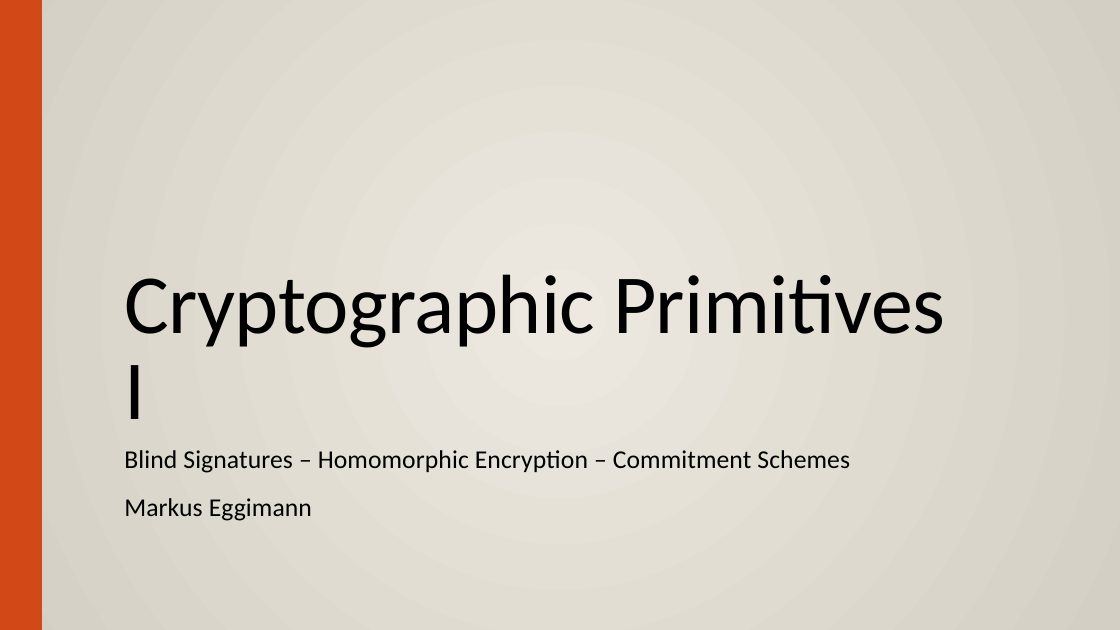
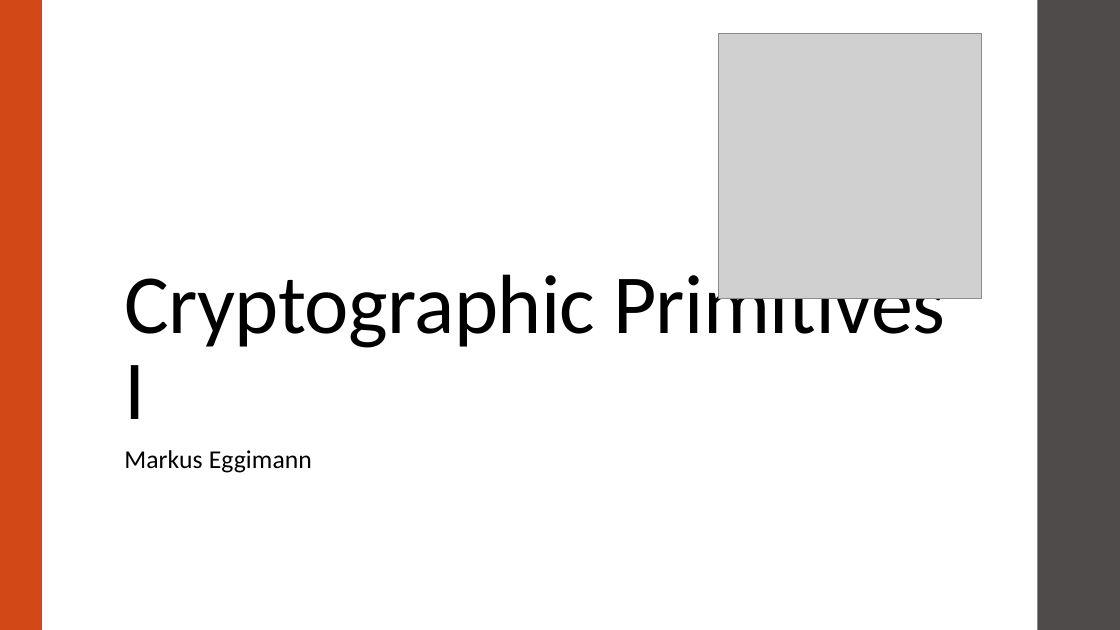
Before and after one commit to meggima/seminar-crypto-fall-2022, a slide deck: slide 1 of presentation/CryptographicPrimitives.pptx. Drawn at 1120x630 pixels with LibreOffice and Linux fonts; fonts in the diff are those of the drawing; grey boxes stand for pictures. Boxes give left, top, right and bottom in pixels: in the first picture for what was removed or moved away, otherwise in the second. Text is boxed around its words. In the diff, an @@ line names an element or a change of style, - is before the commit and + after.

Commit message:
Update presentation

```diff
--- a/presentation/CryptographicPrimitives.pptx
+++ b/presentation/CryptographicPrimitives.pptx
@@ background gradient #EDE9E0 to #D4CFC4 to #FFFFFF @@
@@ rectangle added at box(1038, 0, 1120, 630), fill #4F4B4B @@
@@ picture added at box(718, 34, 981, 298) @@
@@ subtitle at box(124, 450, 850, 473): paragraph removed @@
-Blind Signatures – Homomorphic Encryption – Commitment Schemes
```
Also in this commit, not shown: 40 other slides changed, 4 slides added, 4 other files.
